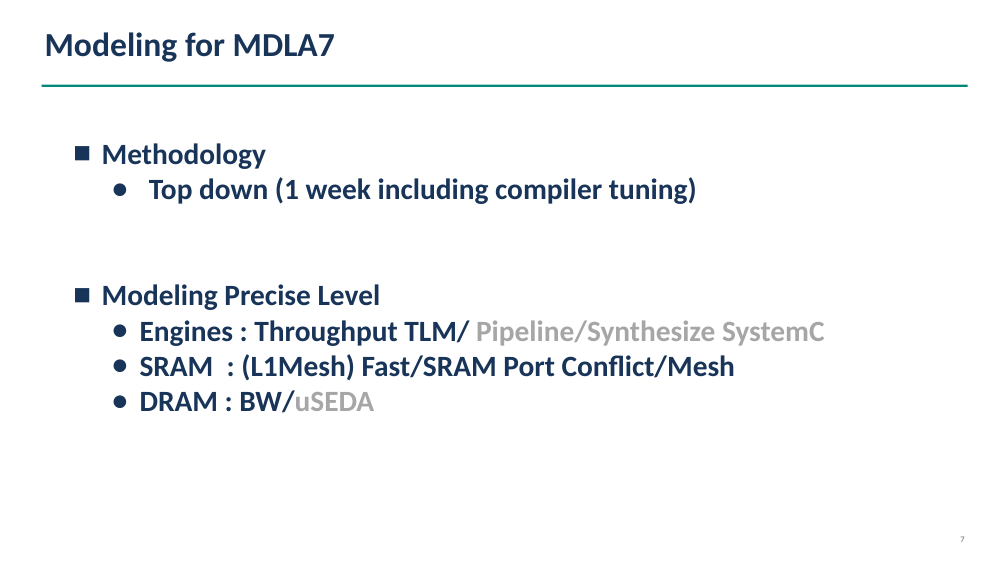
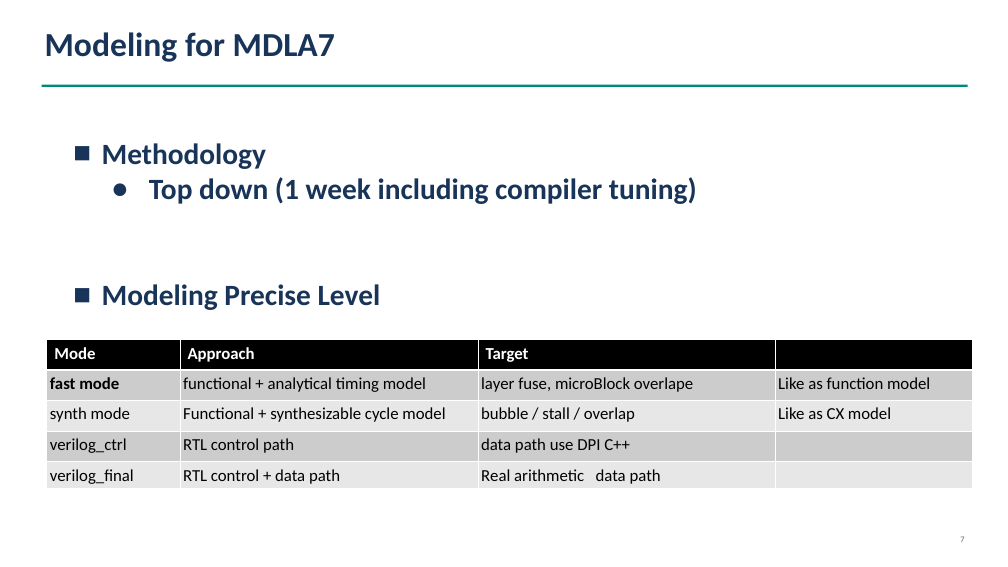
Before and after one commit to cclwylin/mdla7, a slide deck: slide 9 of reports/uArcSim Implementation by AI.pptx (slide 7 before the commit). Drawn at 1008x567 pixels with LibreOffice and Linux fonts; fonts in the diff are those of the drawing. Boxes give left, top, right and bottom in pixels: in the first picture for what was removed or moved away, otherwise in the second. Text is boxed around its words. In the diff, an @@ line names an element or a change of style, - is before the commit and + after.

```diff
--- a/reports/uArcSim Implementation by AI.pptx
+++ b/reports/uArcSim Implementation by AI.pptx
@@ text at (x1=140, y1=320, x2=825, y2=413): paragraphs removed @@
-  ● Engines : Throughput TLM/ Pipeline/Synthesize SystemC
-  ● SRAM : (L1Mesh) Fast/SRAM Port Conflict/Mesh
-  ● DRAM : BW/uSEDA
@@ table added at (x1=47, y1=340, x2=973, y2=488), 5 rows, 4 columns @@
+Mode | Approach | Target | 
+fast mode | functional + analytical timing model | layer fuse, microBlock overlape | Like as function model
+synth mode | Functional + synthesizable cycle model | bubble / stall / overlap | Like as CX model
+verilog_ctrl | RTL control path | data path use DPI C++ | 
+verilog_final | RTL control + data path | Real arithmetic data path | 
```
Also in this commit, not shown: 3 other slides changed, 8 slides added, 1 slide removed, 20 other files.
